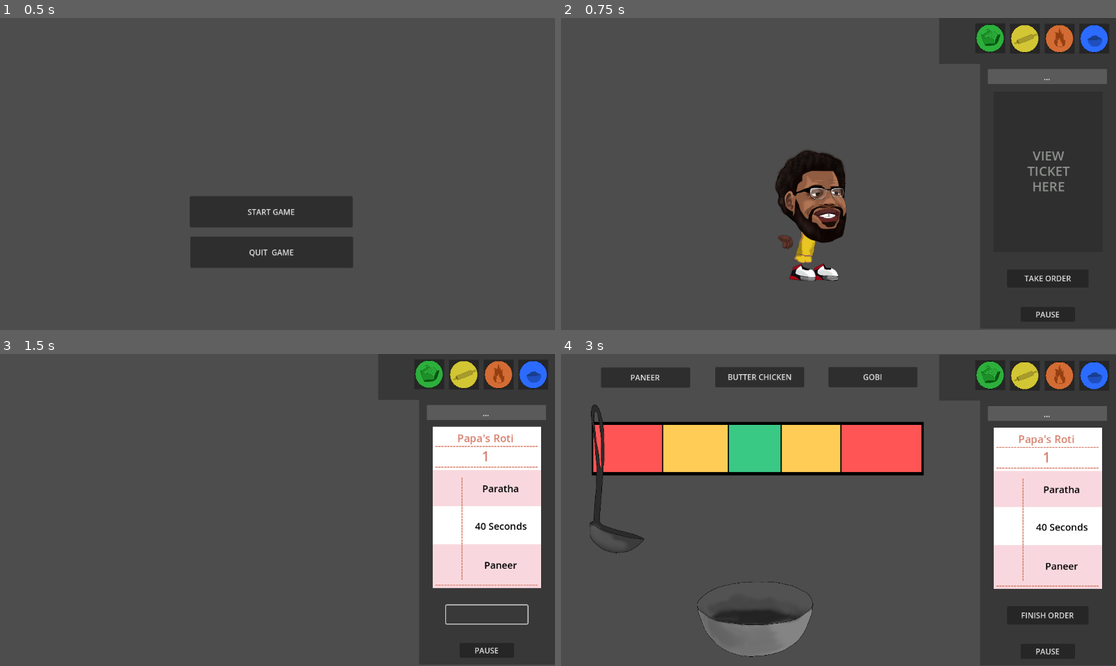
Above: before the commit, frames 1-4 (two rows, left to right).
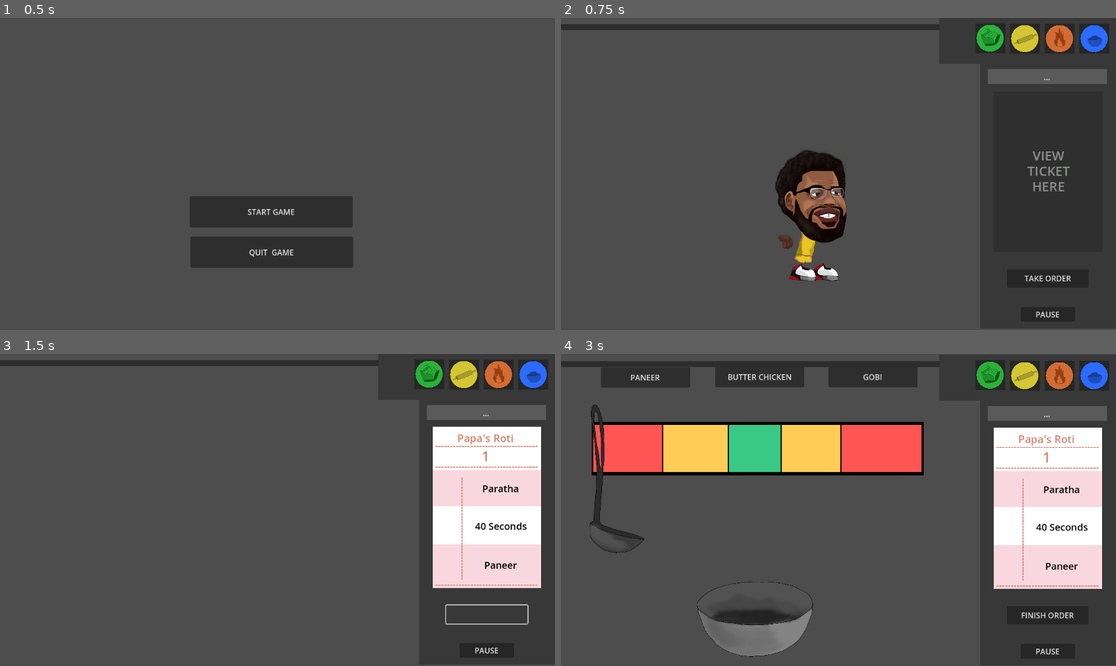
Above: after the commit, the same moments.

Repository: trishadar/PapasRotiria
Game: Godot game, scene res://main.tscn
Same seed, same stepped clock (60 frames per second), same inputs: the game is played once before the commit and once after it.
Inputs (mouse positions are in pixels of both pictures, inside the frame that each line leads up to):
- Up to frame 1 (0.5 s): no input
- Up to frame 2 (0.75 s): click "START GAME" at 0.5 s
- Up to frame 3 (1.5 s): click "TAKE ORDER" at 1.25 s
- Up to frame 4 (3 s): click (1049, 612) at 2 s; click (1093, 375) at 2.75 s

Frame 1 is identical in both runs. In frame 2, 1.2% of the frame differs, in the area x 0-69%, y 2-4%; in frame 3, 1.2%; in frame 4, 1.2%.

Commit message:
Update sidebar.tscn

Diff:
--- a/project/sidebar.tscn
+++ b/project/sidebar.tscn
@@ -7,6 +7,8 @@
 [ext_resource type="Texture2D" uid="uid://3ofo64cc3pbo" path="res://Assets/orderIcon.png" id="5_ysgnd"]
 
 [sub_resource type="CanvasTexture" id="CanvasTexture_lu6np"]
+
+[sub_resource type="CanvasTexture" id="CanvasTexture_thefd"]
 
 [sub_resource type="RectangleShape2D" id="RectangleShape2D_uwvo2"]
 size = Vector2(223, 332)
@@ -72,6 +74,13 @@
 scale = Vector2(-367.364, 95.7728)
 texture = SubResource("CanvasTexture_lu6np")
 
+[node name="Sprite2D4" type="Sprite2D" parent="."]
+modulate = Color(0.172833, 0.172833, 0.172833, 1)
+z_index = -5
+position = Vector2(393.227, 20.2955)
+scale = Vector2(-786.364, 11.7728)
+texture = SubResource("CanvasTexture_thefd")
+
 [node name="steps2" type="Sprite2D" parent="."]
 modulate = Color(0.355314, 0.355314, 0.355313, 1)
 z_index = -5
Not shown: 1 places in project/sidebar.tscn that only renumber resources
